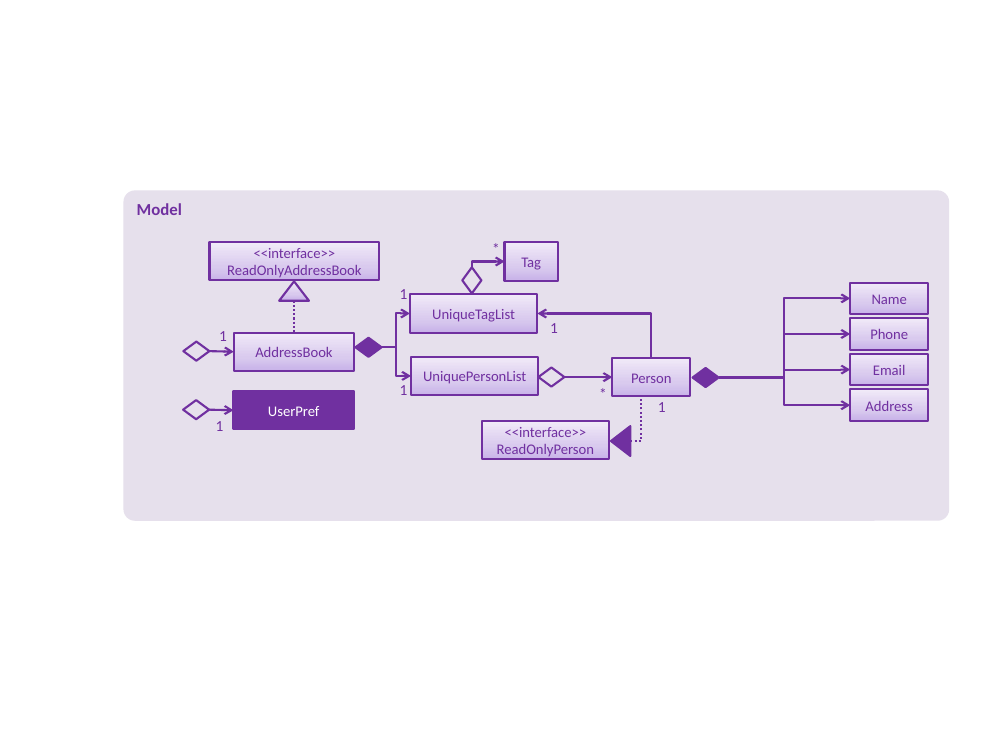
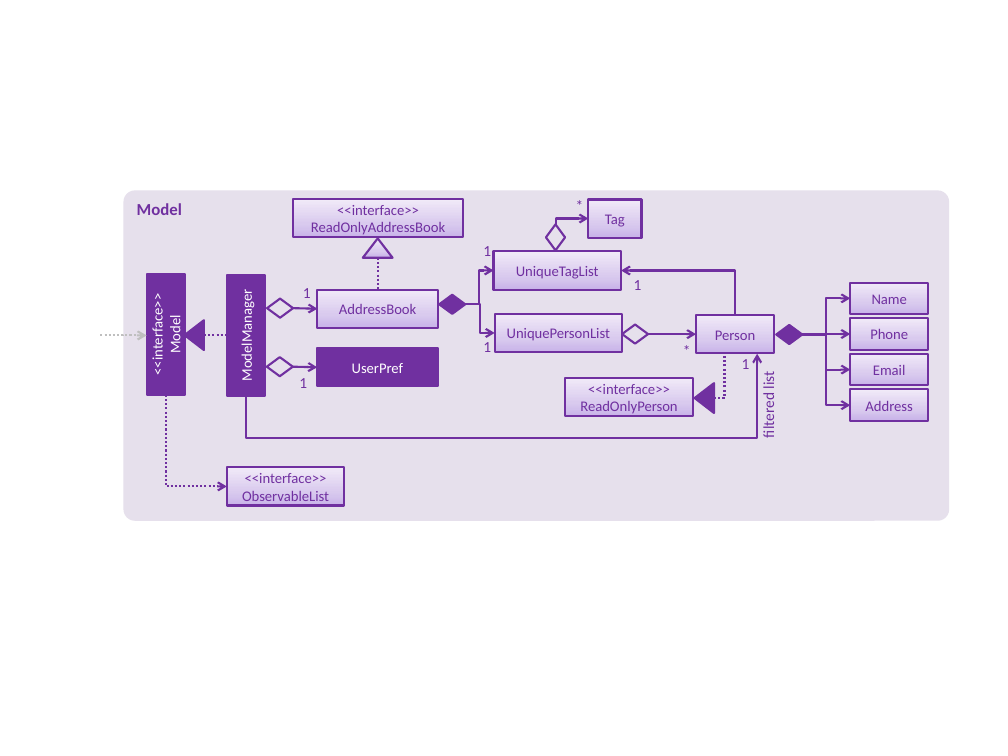
Before and after one commit to tingtx/addressbook-level4, a slide deck: slide 1 of docs/diagrams/ModelComponentClassDiagram.pptx. Drawn at 1008x756 pixels with LibreOffice and Linux fonts; fonts in the diff are those of the drawing. Boxes give left, top, right and bottom in pixels: in the first picture for what was removed or moved away, otherwise in the second. Text is boxed around its words. In the diff, an @@ line names an element or a change of style, - is before the commit and + after.

```diff
--- a/docs/diagrams/ModelComponentClassDiagram.pptx
+++ b/docs/diagrams/ModelComponentClassDiagram.pptx
@@ rectangle added at [147,274,185,395], fill #7030A0, outline #7030A0 1.5 pt, 10.5 pt, text #FFFFFF @@
+<<interface>>
+Model
@@ rectangle added at [227,275,265,396], fill #7030A0, outline #7030A0 1.5 pt, 10.5 pt, text #FFFFFF @@
+ModelManager
@@ elbow arrow moved from (719, 378) - (850, 298) to (802, 335) - (850, 298) @@
@@ triangle added at [185,320,204,350], fill #7030A0, outline #7030A0 1.5 pt @@
@@ 6 rectangles, 6 diamonds, 4 texts, 4 elbow arrows, 1 triangle, 1 elbow line, 1 arrow: place and size @@
-6 rectangles, 6 diamonds, 4 texts, 4 elbow arrows, 1 triangle, 1 elbow line, 1 arrow at [183,243,719,460]
+6 rectangles, 6 diamonds, 4 texts, 4 elbow arrows, 1 triangle, 1 elbow line, 1 arrow at [267,200,802,416]
@@ elbow arrow added from (101, 335) to (146, 336), #BFBFBF 1.5 pt dashed @@
@@ line added from (204, 335) to (228, 335), #7030A0 1.5 pt dashed @@
@@ elbow arrow added from (246, 395) to (757, 354), #7030A0 1.5 pt @@
@@ elbow arrow moved from (719, 378) - (850, 334) to (802, 335) - (850, 334) @@
@@ elbow arrow moved from (719, 378) - (850, 370) to (802, 335) - (850, 370) @@
@@ elbow arrow moved from (719, 378) - (850, 405) to (802, 335) - (850, 405) @@
@@ 4 texts, 2 rectangles, 1 elbow arrow, 1 triangle, 1 elbow line, 1 arrow: place and size @@
-4 texts, 2 rectangles, 1 elbow arrow, 1 triangle, 1 elbow line, 1 arrow at [210,239,689,410]
+4 texts, 2 rectangles, 1 elbow arrow, 1 triangle, 1 elbow line, 1 arrow at [293,197,773,367]
@@ text added at [759,372,778,437], 11 pt, text #7030A0 @@
+filtered list
@@ elbow arrow added from (165, 395) to (227, 487), #7030A0 1.5 pt dashed @@
@@ rectangle added at [227,468,345,506], fill gradient #C9B5E8 to #D8CBEE to #F0EAF9, outline #7030A0 1.5 pt, 10.5 pt, text #7030A0 @@
+<<interface>>
+ObservableList
```
Also in this commit, not shown: 19 other files.
